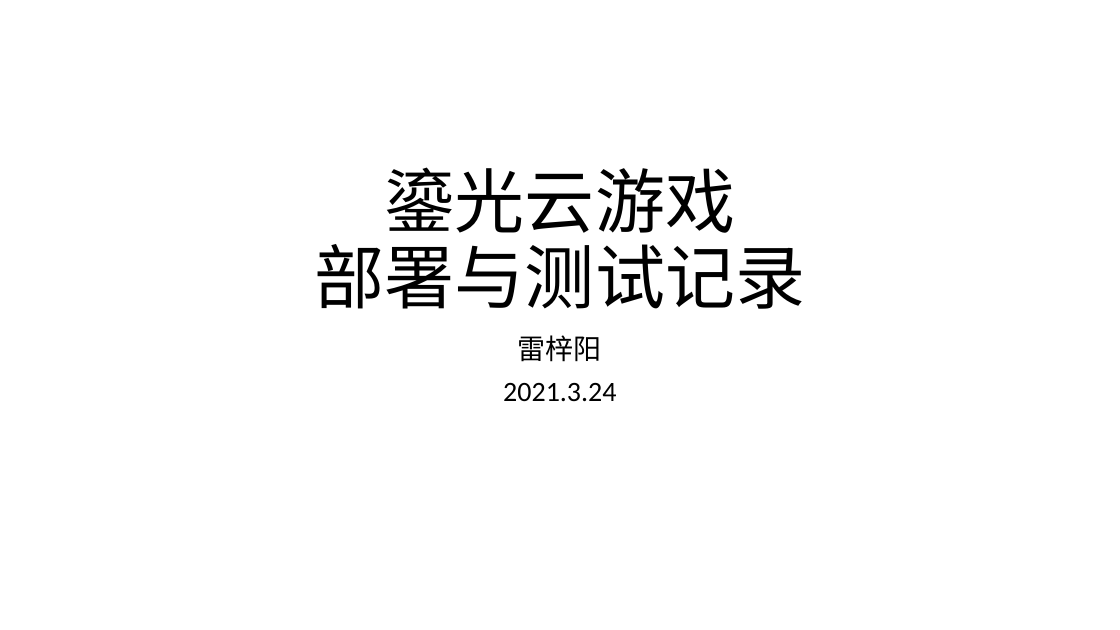
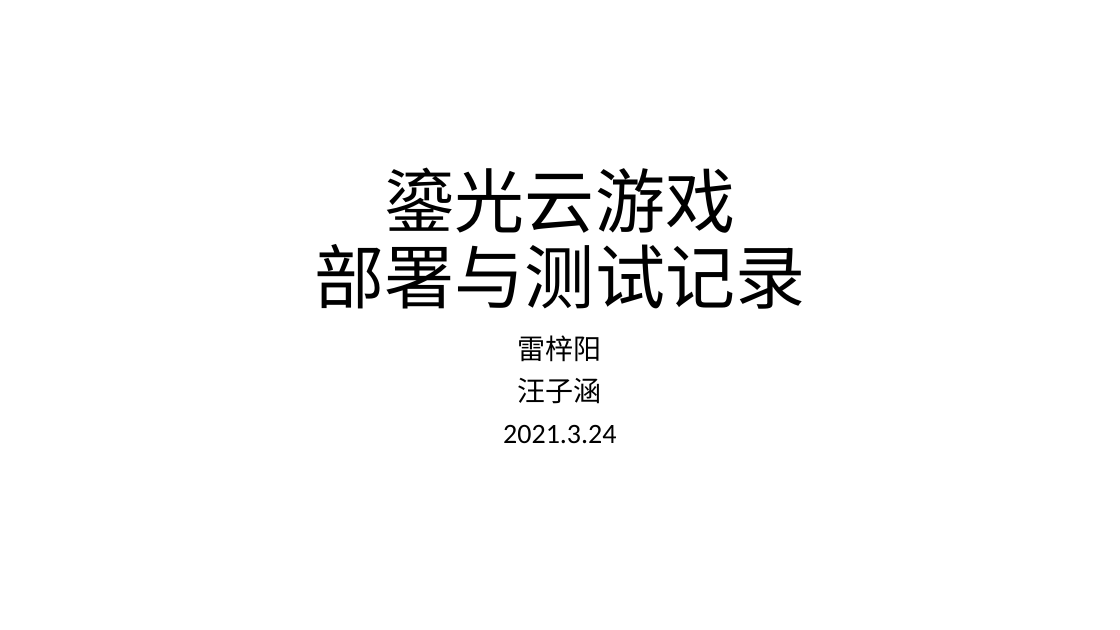
Before and after one commit to BertramRay/DTP_experiment, a slide deck: slide 1 of ppt/liuguang_deployment.pptx. Drawn at 1120x630 pixels with LibreOffice and Linux fonts; fonts in the diff are those of the drawing. Boxes give left, top, right and bottom in pixels: in the first picture for what was removed or moved away, otherwise in the second. Text is boxed around its words. In the diff, an @@ line names an element or a change of style, - is before the commit and + after.

```diff
--- a/ppt/liuguang_deployment.pptx
+++ b/ppt/liuguang_deployment.pptx
@@ subtitle at [518, 378, 602, 404]: paragraph added @@
+汪子涵
```
Also in this commit, not shown: 1 other slide changed, 3 slides added, 1 other file.
